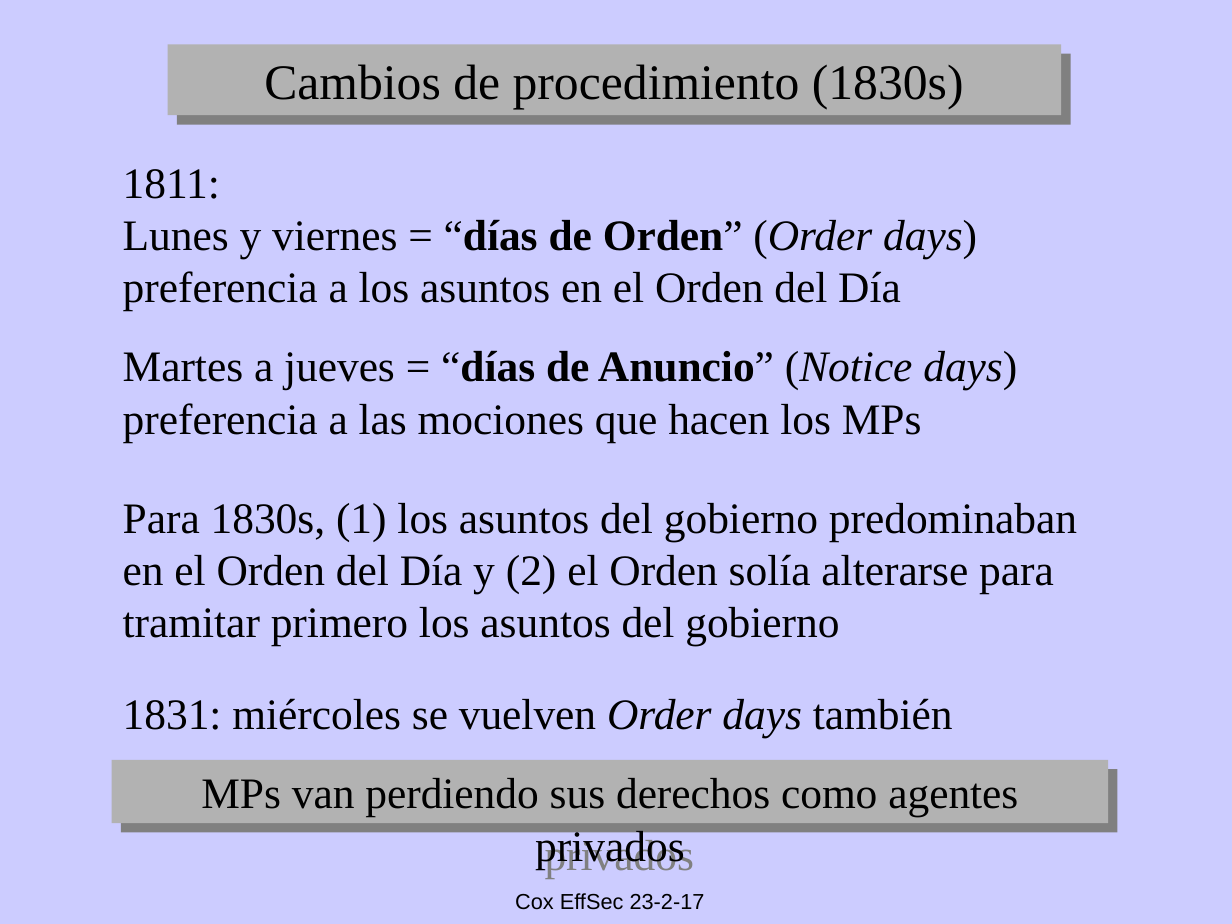
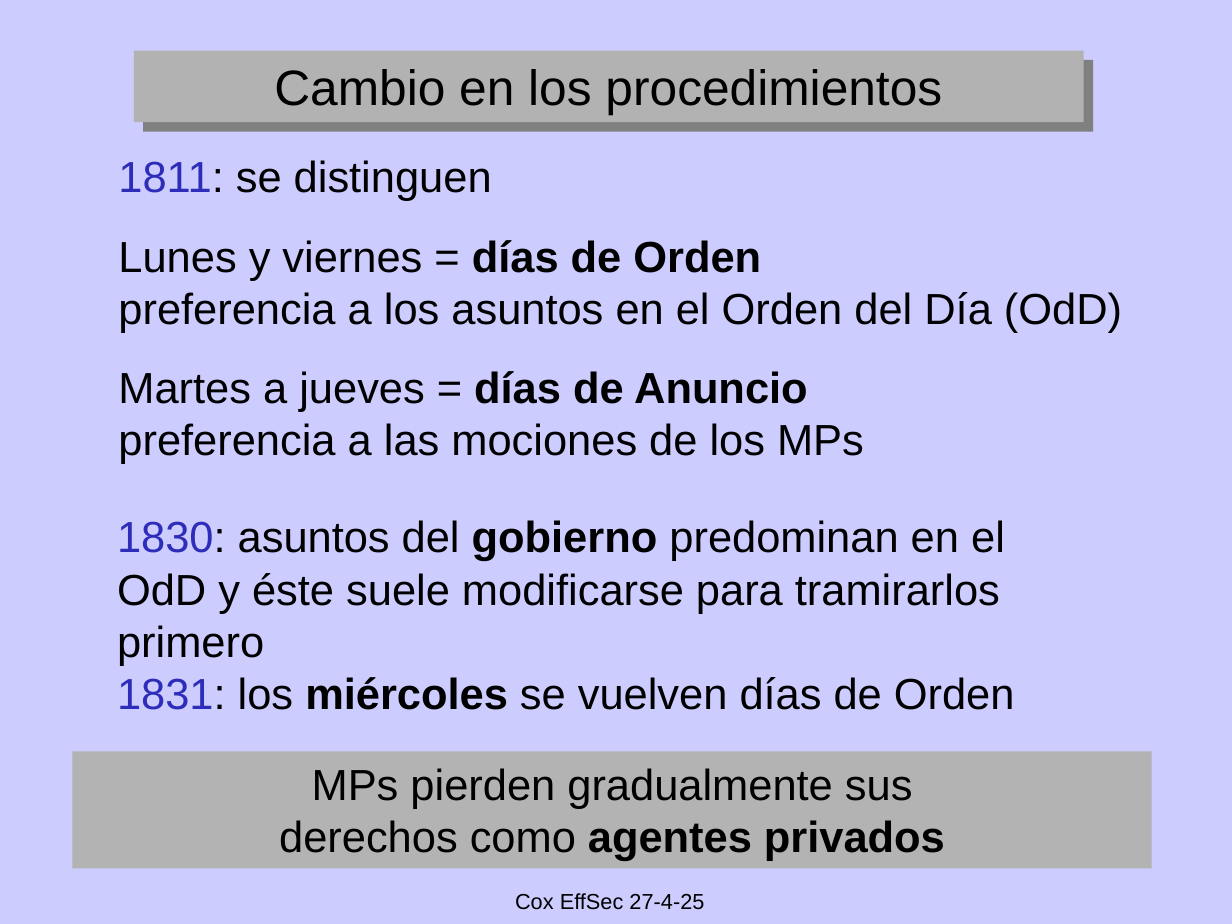
Before and after one commit to emagar/pc3, a slide deck: slide 39 of class/08-efficient-secret/claseEffSecret.pptx (slide 30 before the commit). Drawn at 1232x924 pixels with LibreOffice and Linux fonts; fonts in the diff are those of the drawing. Boxes give left, top, right and bottom in pixels: in the first picture for what was removed or moved away, otherwise in the second. Text is boxed around its words. In the diff, an @@ line names an element or a change of style, - is before the commit and + after.

```diff
--- a/class/08-efficient-secret/claseEffSecret.pptx
+++ b/class/08-efficient-secret/claseEffSecret.pptx
@@ rectangle added at bbox=[134, 50, 1084, 122], fill #B2B2B2, 32 pt, text #000000 @@
+Cambio en los procedimientos
@@ rectangle removed at bbox=[168, 45, 1062, 115] @@
-Cambios de procedimiento (1830s)
@@ text at bbox=[118, 160, 1122, 464]: text changed; font Times New Roman to Arial @@
-1811:
-Lunes y viernes = “días de Orden” (Order days)
-preferencia a los asuntos en el Orden del Día
-Martes a jueves = “días de Anuncio” (Notice days)
-preferencia a las mociones que hacen los MPs
+1811: se distinguen
+Lunes y viernes = días de Orden
+preferencia a los asuntos en el Orden del Día (OdD)
+Martes a jueves = días de Anuncio
+preferencia a las mociones de los MPs
@@ text removed at bbox=[123, 503, 1077, 646] @@
-Para 1830s, (1) los asuntos del gobierno predominaban en el Orden del Día y (2) el Orden solía alterarse para tramitar primero los asuntos del gobierno
@@ text added at bbox=[117, 520, 1015, 710], 28 pt, text #000000 @@
+1830: asuntos del gobierno predominan en el OdD y éste suele modificarse para tramirarlos primero
+1831: los miércoles se vuelven días de Orden
@@ text removed at bbox=[123, 698, 953, 737] @@
-1831: miércoles se vuelven Order days también
@@ rectangle "MPs pierden gradualmente sus derechos ...": place and size @@
-rectangle "MPs pierden gradualmente sus derechos ..." at bbox=[112, 760, 1109, 824]
+rectangle "MPs pierden gradualmente sus derechos ..." at bbox=[73, 751, 1153, 869]
@@ rectangle "MPs pierden gradualmente sus derechos ..." at bbox=[73, 751, 1153, 869]: fill #B2B2B2 to #B3B3B3; shadow off @@
@@ text in rectangle at bbox=[279, 768, 945, 861]: text changed; font Times New Roman to Arial @@
-MPs van perdiendo sus derechos como agentes privados
+MPs pierden gradualmente sus
+derechos como agentes privados
@@ text at bbox=[515, 893, 704, 910]: text changed @@
-Cox EffSec 23-2-17
+Cox EffSec 27-4-25
```
Also in this commit, not shown: 24 other slides changed, 15 slides added, 12 slides removed, 1 other file.
